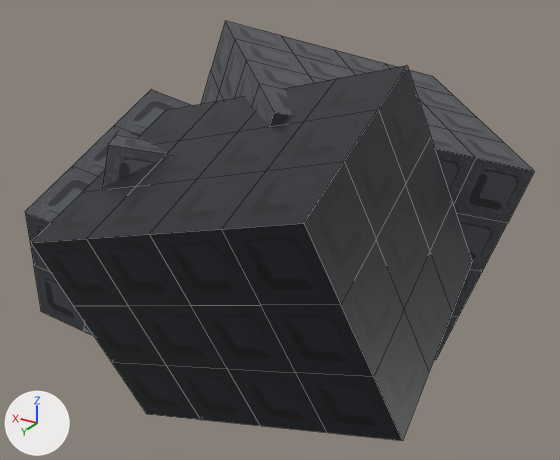
A saved change to the Blender file models/Zones/07_DeepAbyss/EyeRock/EyeRock.blend.
One viewpoint serves both versions: a 50 mm camera at (-5.93, 10.38, 4.66) aimed at (0.14, 0.28, -0.39). Every picture has the same lights, and +X, +Y and +Z are marked at lower left. The first picture is the older version. Mesh edges are drawn as thin lines.

The scene before the commit, as lines of its bpy script (objects in view):
```python
me_eyerock = bpy.data.meshes.new('EyeRock')
me_eyerock.from_pydata(...)  # 342 vertices, 324 faces; spans x -3.5..3.5, y -4.04..4.04, z -2.66..2.66
me_eyerock.materials.append(mat_eyerock_mat)  # picture img_eyerock_texture
me_eyerock_glow = bpy.data.meshes.new('EyeRock_Glow')
me_eyerock_glow.from_pydata(...)  # a UV sphere (10 segments, 7 rings, poles along z) spanning x -0.61..0.47, y 1.5..2.52, z 0.17..1.27; a UV sphere (10 segments, 7 rings, poles along z) spanning x 0.94..1.72, y 1.44..2.18, z -0.48..0.32; a UV sphere (10 segments, 7 rings, poles along z) spanning x -1.31..-0.63, y 0.89..1.54, z 0.97..1.67; a UV sphere (10 segments, 7 rings, poles along z) spanning x 0.24..0.82, y 1.93..2.49, z -0.88..-0.28
me_eyerock_glow.polygons.foreach_set('use_smooth', [True] * 280)
me_eyerock_glow.materials.append(mat_eyerock_glow_neon)  # yellow #ffe74f, glowing yellow #ffe74f
ob_eyerock = bpy.data.objects.new('EyeRock', me_eyerock)
ob_eyerock.location = (0.0, 0.0, 0.0)
ob_eyerock_glow = bpy.data.objects.new('EyeRock_Glow', me_eyerock_glow)
ob_eyerock_glow.location = (0.0, 0.0, 0.0)
```
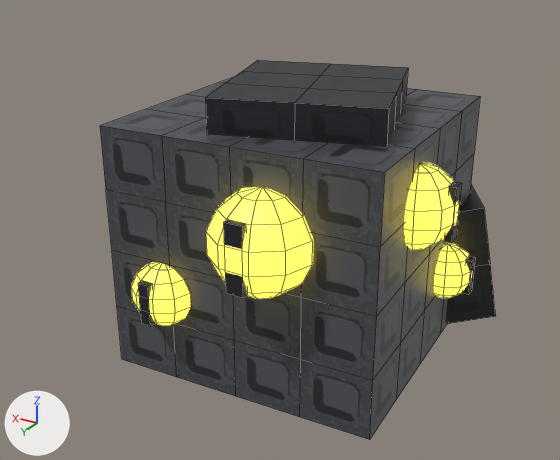
The change, as a list of edits to the scene's bpy script:
```text
Change me_eyerock:
    used by ob_eyerock; location = (0.0, 0.0, 0.0)
    remove me_eyerock.from_pydata(...)  # 342 vertices, 324 faces; spans x -3.5..3.5, y -4.04..4.04, z -2.66..2.66
    add me_eyerock.from_pydata(...)  # 206 vertices, 190 faces; spans x -3.14..3.14, y -3.26..3.26, z -2.24..2.24
    me_eyerock part 1: the loose piece of 98 vertices spanning x -3.5..3.23, y -4.04..2.15, z -2.66..2.66 is multiplied about its middle by the matrix ((-0.672, 0.773, -0.142), (-0.692, -0.649, -0.288), (-0.315, -0.096, 0.97)), then moved by (-0.24, 1.42, -0.16)
    me_eyerock part 2: a new loose piece, a box spanning x -1.111..-0.849, y 3.159..3.259, z 0.052..1.027, in mat_eyerock_mat (picture img_eyerock_texture)
    me_eyerock part 3: a new loose piece, a box spanning x 0.632..0.807, y 2.946..3.046, z -0.986..-0.336, in mat_eyerock_mat (picture img_eyerock_texture)
    me_eyerock part 4: a new loose piece, a box spanning x -3.04..-2.94, y 0.966..1.176, z 0.449..1.229, in mat_eyerock_mat (picture img_eyerock_texture)
    me_eyerock part 5: a new loose piece, a box spanning x -2.913..-2.813, y -0.507..-0.35, z -1.053..-0.468, in mat_eyerock_mat (picture img_eyerock_texture)
    me_eyerock part 6: a new loose piece of 26 vertices spanning x -3.14..-0.02, y -3.26..-0.2, z -2.24..0.12, in mat_eyerock_mat (picture img_eyerock_texture)
    me_eyerock part 7: a new loose piece of 24 vertices spanning x -2.21..0.85, y -0.93..2.27, z 1.64..2.24, in mat_eyerock_mat (picture img_eyerock_texture)
    me_eyerock part 8: 212 vertices removed from x -3.24..3.5, y -1.9..4.04, z -2.6..2.62
    other edits to the shape of me_eyerock do not show in these pictures
Change me_eyerock_glow:
    used by ob_eyerock_glow; location = (0.0, 0.0, 0.0)
    remove me_eyerock_glow.from_pydata(...)  # 248 vertices, 280 faces; spans x -1.31..1.72, y 0.89..2.52, z -0.88..1.67
    add me_eyerock_glow.from_pydata(...)  # 248 vertices, 280 faces; spans x -3.07..1.21, y -0.85..3.27, z -1.21..1.44
    me_eyerock_glow part 9: a new loose piece, a UV sphere (10 segments, 7 rings, poles along z) spanning x -1.71..-0.25, y 1.88..3.27, z -0.21..1.29, in mat_eyerock_glow_neon (yellow #ffe74f, glowing yellow #ffe74f)
    me_eyerock_glow part 10: a new loose piece, a UV sphere (10 segments, 7 rings, poles along z) spanning x 0.23..1.21, y 2.11..3.04, z -1.16..-0.16, in mat_eyerock_glow_neon (yellow #ffe74f, glowing yellow #ffe74f)
    me_eyerock_glow part 11: a new loose piece, a UV sphere (10 segments, 7 rings, poles along z) spanning x -3.07..-1.9, y 0.52..1.63, z 0.24..1.44, in mat_eyerock_glow_neon (yellow #ffe74f, glowing yellow #ffe74f)
    me_eyerock_glow part 12: a new loose piece, a UV sphere (10 segments, 7 rings, poles along z) spanning x -2.92..-2.04, y -0.85..-0.01, z -1.21..-0.31, in mat_eyerock_glow_neon (yellow #ffe74f, glowing yellow #ffe74f)
    other edits to the shape of me_eyerock_glow do not show in these pictures
```

Pixel boxes [x1, y1, x2, y2] of what changed, in the pictures (560 x 460 px; the box of a moved part takes in the faces that stretch with it):
'EyeRock', reshaped (22% narrower, 10% shorter)
    before: [25, 21, 535, 441]
    after: [100, 60, 496, 440]
'EyeRock_Glow', reshaped (not visible before)
    after: [131, 162, 473, 326]
part 1 of me_eyerock, moved or reshaped
    before: [201, 21, 535, 360]
    after: [100, 77, 480, 440]
part 2 of me_eyerock, added
    after: [223, 219, 247, 298]
part 3 of me_eyerock, added
    after: [138, 280, 155, 327]
part 4 of me_eyerock, added
    after: [444, 182, 462, 243]
part 5 of me_eyerock, added
    after: [462, 256, 475, 295]
part 6 of me_eyerock, added
    after: [445, 185, 496, 324]
part 7 of me_eyerock, added
    after: [205, 60, 408, 147]
part 8 of me_eyerock, deleted
    before: [25, 65, 472, 441]
part 9 of me_eyerock_glow, added (yellow)
    after: [206, 187, 313, 299]
part 10 of me_eyerock_glow, added (yellow)
    after: [131, 263, 190, 326]
part 11 of me_eyerock_glow, added (yellow)
    after: [404, 162, 459, 250]
part 12 of me_eyerock_glow, added (yellow)
    after: [434, 242, 473, 298]
